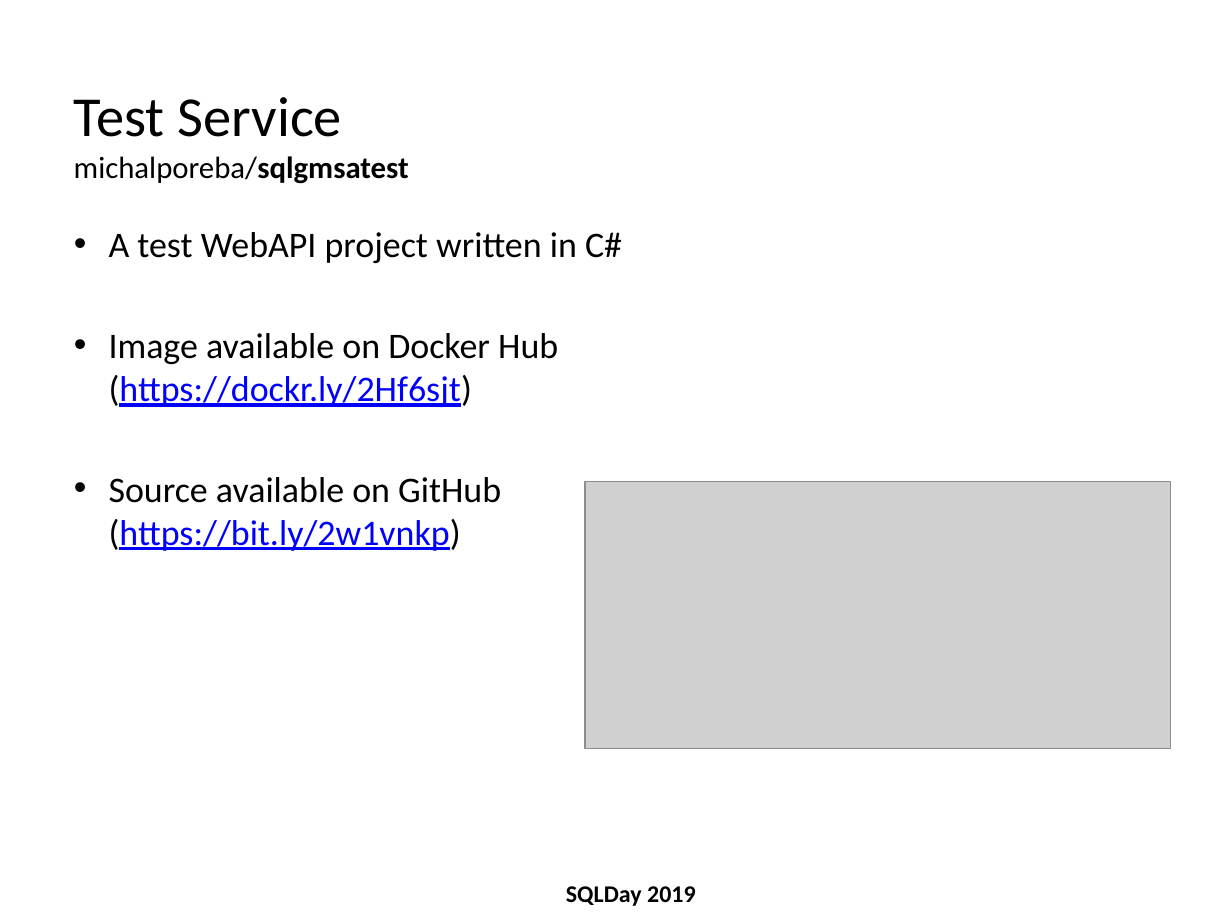
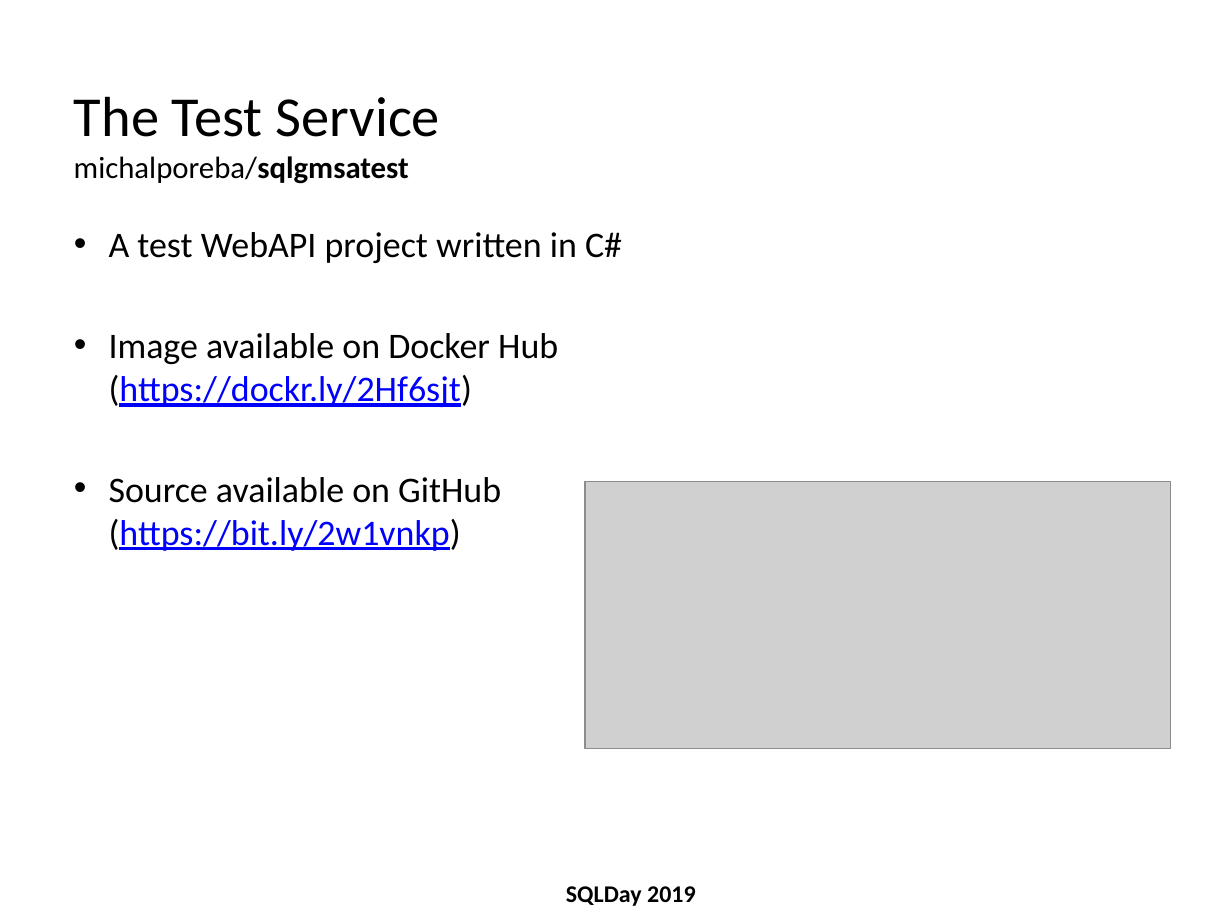
Before and after one commit to michalporeba/sharing, a slide deck: slide 18 of dbas-docker-guide/dbas-docker-guide v1.pptx (slide 17 before the commit). Drawn at 1232x924 pixels with LibreOffice and Linux fonts; fonts in the diff are those of the drawing; grey boxes stand for pictures; background and template pictures are left out. Boxes give left, top, right and bottom in pixels: in the first picture for what was removed or moved away, otherwise in the second. Text is boxed around its words. In the diff, an @@ line names an element or a change of style, - is before the commit and + after.

```diff
--- a/dbas-docker-guide/dbas-docker-guide v1.pptx
+++ b/dbas-docker-guide/dbas-docker-guide v1.pptx
@@ title at (74, 96, 440, 137): text changed @@
-Test Service
+The Test Service
```
Also in this commit, not shown: 15 other slides changed, 7 slides added, 1 other file.
